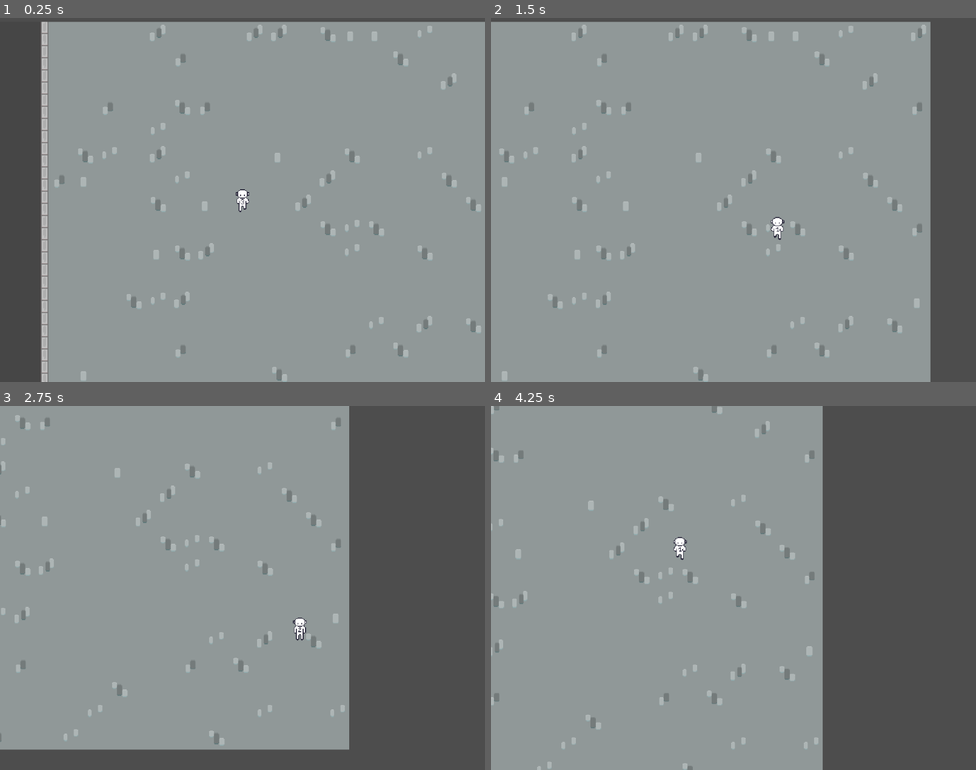
Above: before the commit, frames 1-4 (two rows, left to right).
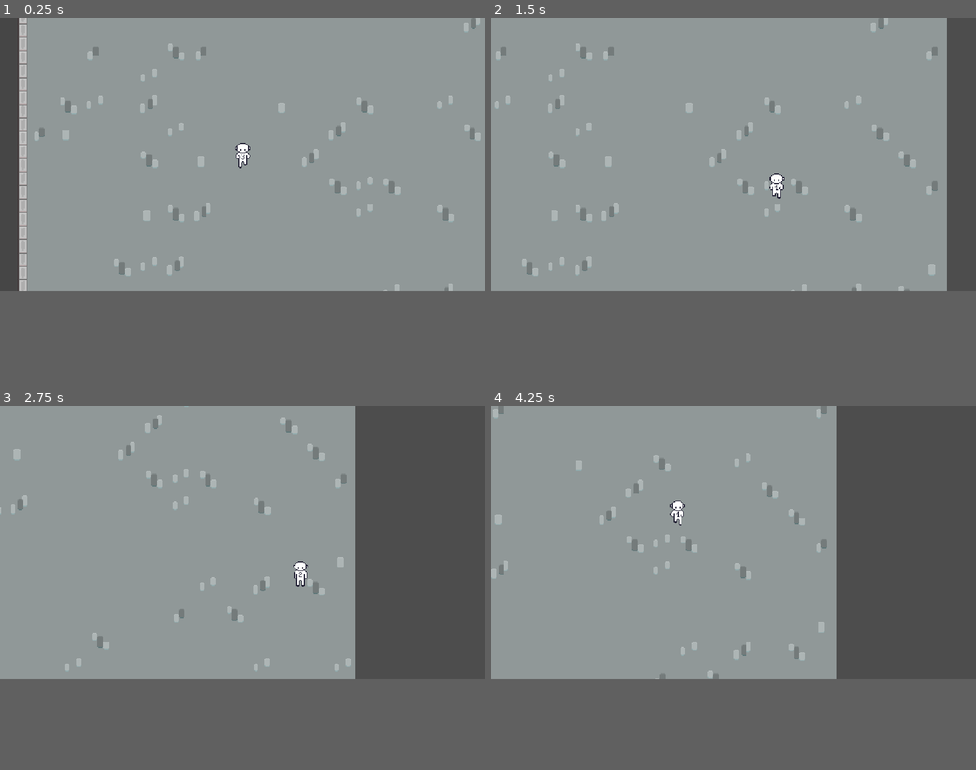
Above: after the commit, the same moments.

Repository: PoloLoveTaco/Pixel-Game-Jam---2025
Game: Godot game, scene res://Scenes/first_act.tscn
Two runs of this game, one before a commit and one after it. Both use one fixed random seed, a clock stepped at 60 frames per second and the inputs below.
Inputs (mouse positions are in pixels of both pictures, inside the frame that each line leads up to):
- Up to frame 1 (0.25 s): no input
- Up to frame 2 (1.5 s): tap Enter (ui_accept) at 0.5, 0.77 s; move the mouse to (840, 181) at 0.52 s; hold D (right) 0.53-1.28 s; hold F 0.53-1.28 s; click (840, 181) at 0.67 s; move the mouse to (636, 218) at 1.27 s; hold S (down) from 1.28 s (still down); tap Q at 1.35 s
- Up to frame 3 (2.75 s): tap Enter (ui_accept) at 1.52 s; move the mouse to (291, 507) at 2.02 s; release S (down) at 2.03 s; hold D (right) from 2.03 s (still down); tap Space at 2.1 s
- Up to frame 4 (4.25 s): move the mouse to (709, 660) at 2.77 s; release D (right) at 2.78 s; hold W (up) 2.78-3.53 s; tap F at 2.85 s; click (709, 660) at 2.92 s; tap Enter (ui_accept) at 3.02, 3.77 s; move the mouse to (879, 642) at 3.52 s; hold A (left) from 3.53 s (still down); hold Q from 3.53 s (still down)
In our replay, the window is 800x600 before the commit and 800x450 after it. These sizes can differ from the game's own. Grey fills any space a smaller window leaves; there, only what the larger window draws over its background counts as a difference.

The runs differ from the first frame. In frame 1, 12% of the frame differs, in the area x 0-100%, y 0-100%; in frame 2, 10%; in frame 3, 15%; in frame 4, 13%.

Commit message:
[FIX] new resolution

Diff:
--- a/Scenes/player.tscn
+++ b/Scenes/player.tscn
@@ -66,6 +66,7 @@
 
 [node name="Camera2D" type="Camera2D" parent="."]
 physics_interpolation_mode = 1
+zoom = Vector2(2, 2)
 process_callback = 0
 
 [node name="PhantomCameraHost" type="Node" parent="Camera2D"]
@@ -79,6 +80,7 @@
 script = ExtResource("4_x3wgy")
 follow_mode = 5
 follow_target = NodePath("..")
+zoom = Vector2(2, 2)
 snap_to_pixel = true
 tween_resource = SubResource("Resource_fkybt")
 follow_damping = true
--- a/project.godot
+++ b/project.godot
@@ -21,11 +21,6 @@
 
 [display]
 
-window/size/viewport_width=640
-window/size/viewport_height=480
-window/size/mode=3
-window/size/window_width_override=1280
-window/size/window_height_override=1024
 window/stretch/mode="canvas_items"
 
 [editor_plugins]
